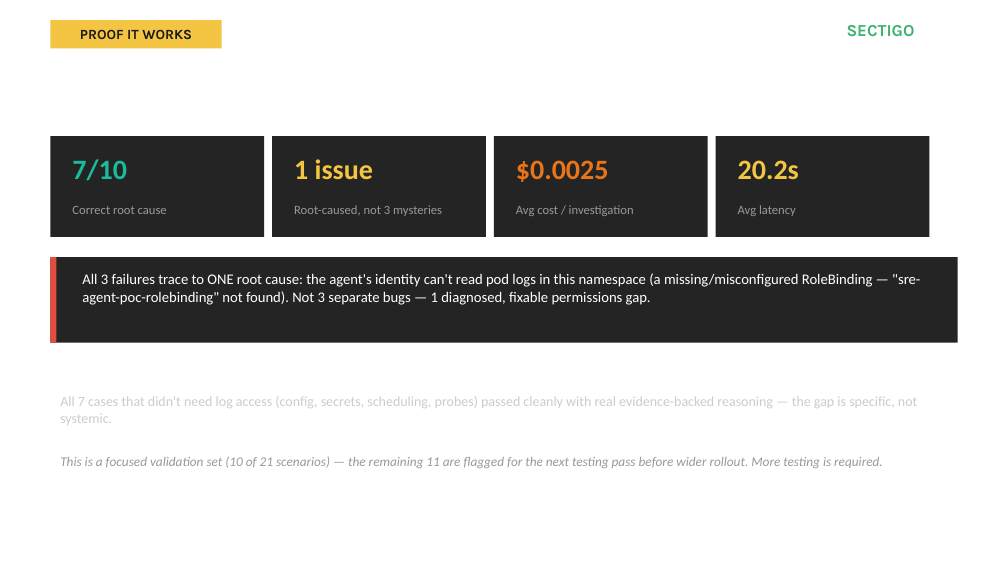
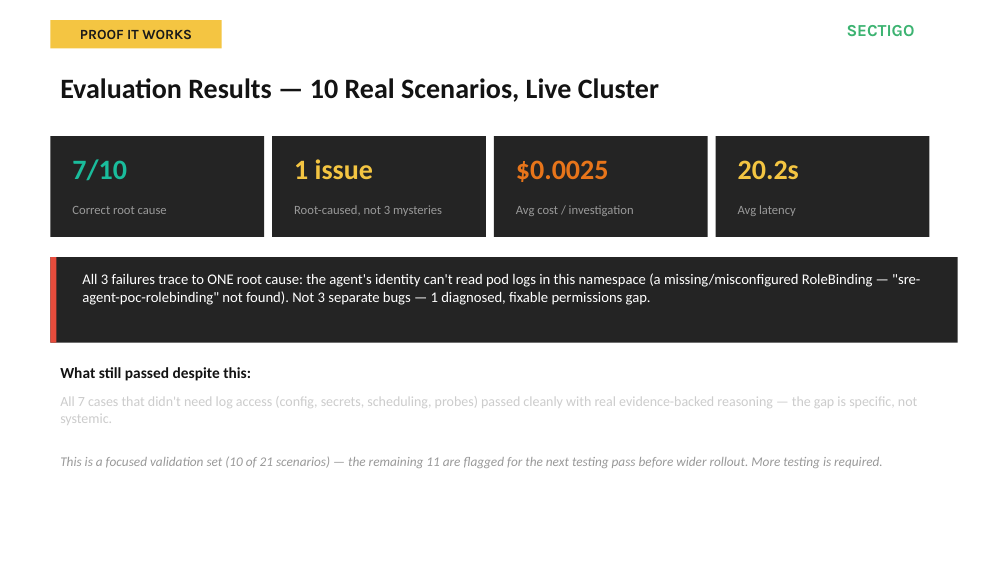
Before and after one commit to AshminPy/sre-agent-gateway, a slide deck: slide 17 of presentation/SRE_Intelligence_Layer_Presentation__GCP_final.pptx. Drawn at 1008x567 pixels with LibreOffice and Linux fonts; fonts in the diff are those of the drawing. Boxes give left, top, right and bottom in pixels: in the first picture for what was removed or moved away, otherwise in the second. Text is boxed around its words. In the diff, an @@ line names an element or a change of style, - is before the commit and + after.

```diff
--- a/presentation/SRE_Intelligence_Layer_Presentation__GCP_final.pptx
+++ b/presentation/SRE_Intelligence_Layer_Presentation__GCP_final.pptx
@@ text added at <box>60,78,659,102</box>, 20 pt, text #131313, bold @@
+Evaluation Results — 10 Real Scenarios, Live Cluster
@@ text added at <box>60,367,251,381</box>, 11 pt, text #131313, bold @@
+What still passed despite this:
```
Also in this commit, not shown: 8 other slides changed, 1 slide added.
